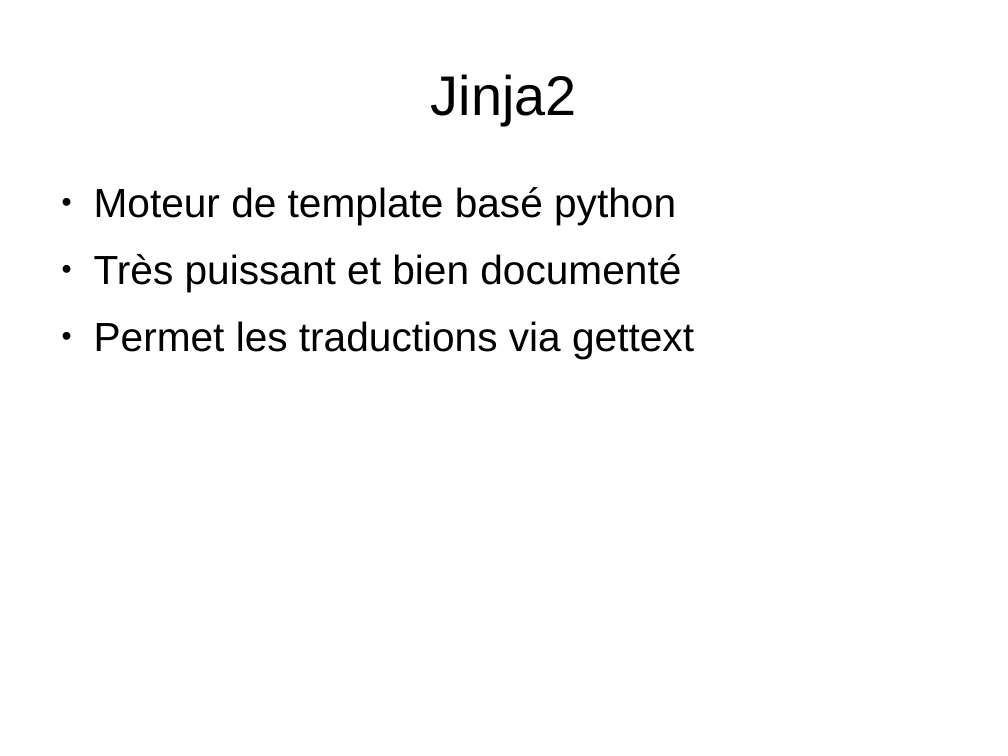
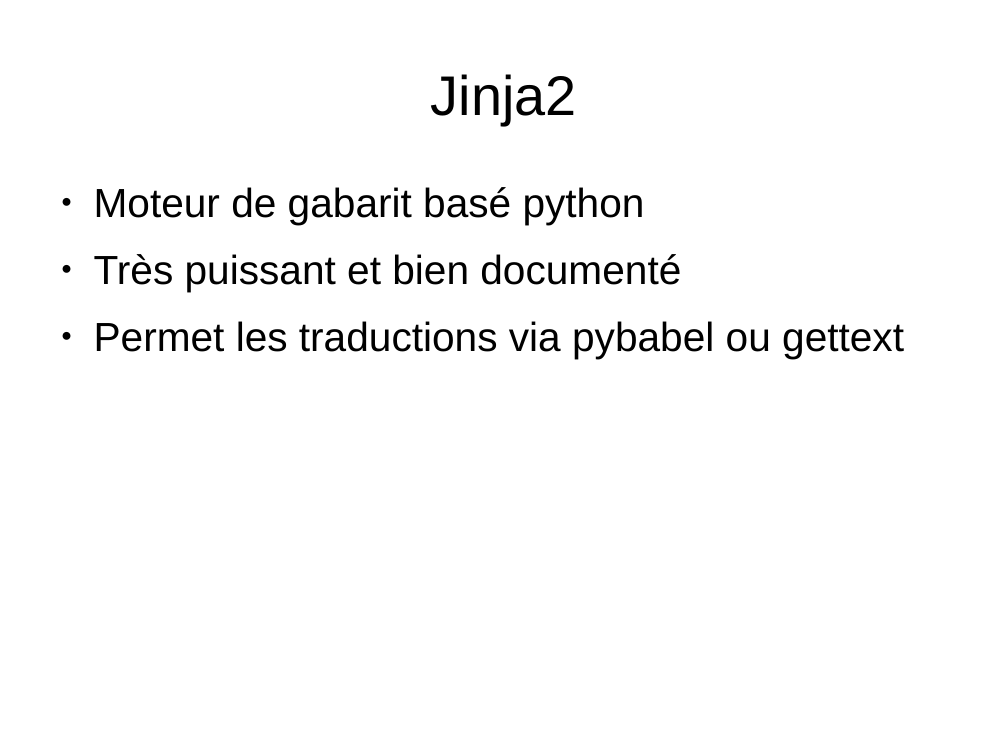
Before and after one commit to bdoin/jinja2-tutorial, a slide deck: slide 5 of presentation-fr.odp. Drawn at 1008x756 pixels with LibreOffice and Linux fonts; fonts in the diff are those of the drawing. Boxes give left, top, right and bottom in pixels: in the first picture for what was removed or moved away, otherwise in the second. Text is boxed around its words. In the diff, an @@ line names an element or a change of style, - is before the commit and + after.

```diff
--- a/presentation-fr.odp
+++ b/presentation-fr.odp
@@ text at <box>94,187,645,225</box>: text changed @@
-● Moteur de template basé python
+● Moteur de gabarit basé python
@@ text at <box>94,321,904,358</box>: text changed @@
-● Permet les traductions via gettext
+● Permet les traductions via pybabel ou gettext
```
Also in this commit, not shown: 3 other slides changed, 8 slides added, 10 other files.
